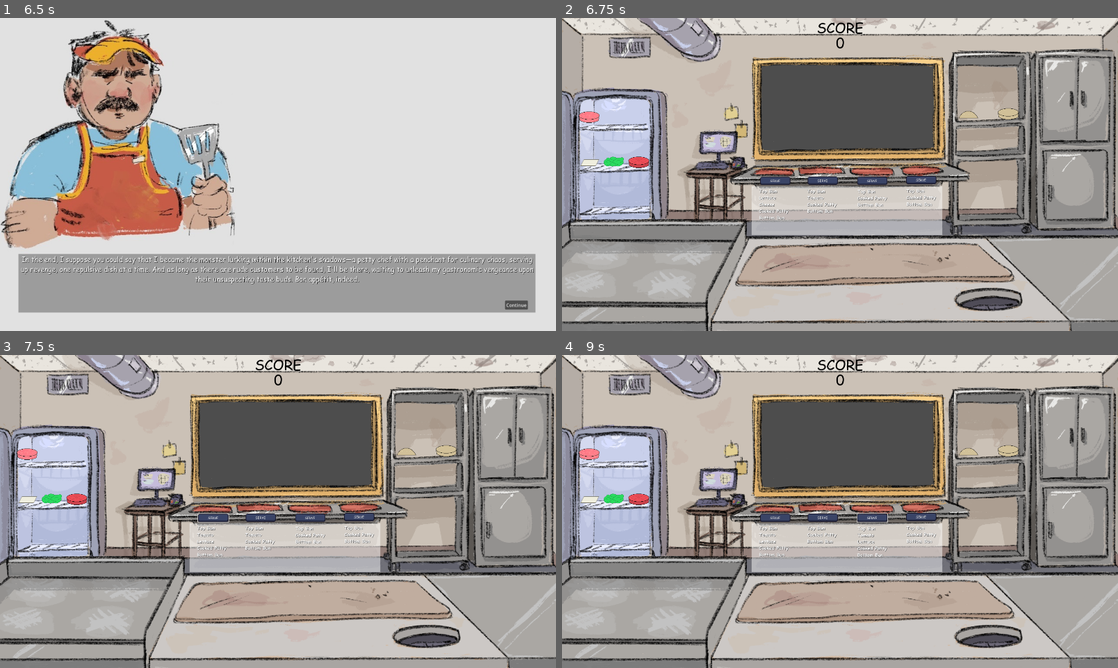
Above: before the commit, frames 1-4 (two rows, left to right).
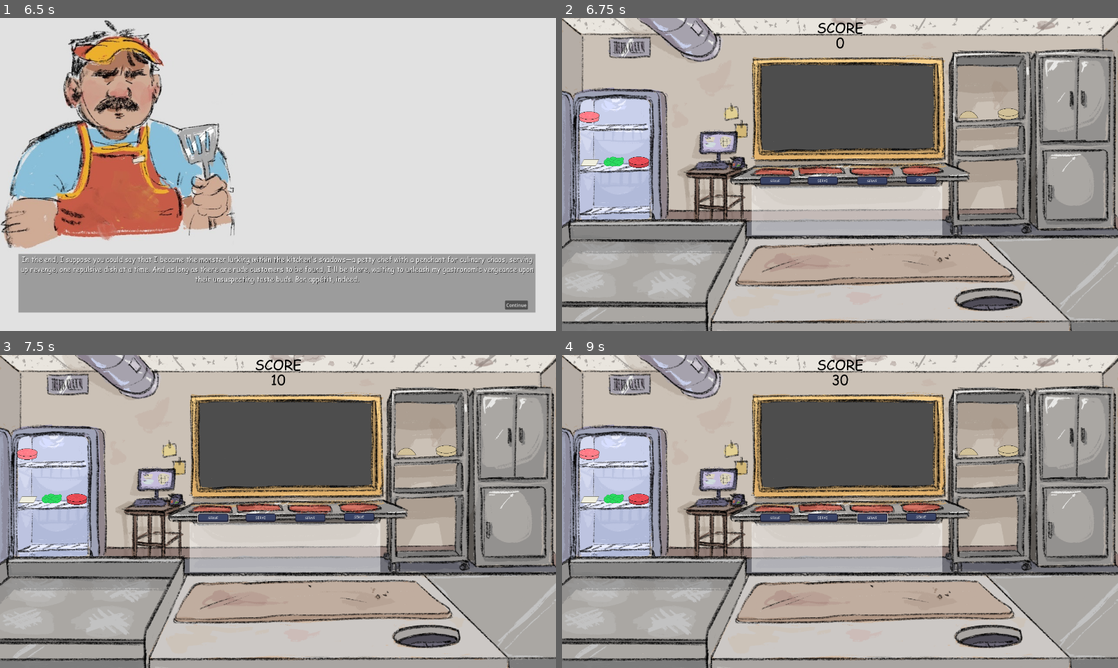
Above: after the commit, the same moments.

Repository: JaymesTMorris/The-Customer-Is-Always-Right
Game: Godot game, scene res://Scenes/main_menu.tscn
Same seed, same stepped clock (60 frames per second), same inputs: the game is played once before the commit and once after it. Sound files missing from this copy of the repository are replaced by a short silence.
Inputs (mouse positions are in pixels of both pictures, inside the frame that each line leads up to):
- Up to frame 1 (6.5 s): click "Play" at 0.5 s; click (144, 174) at 1.25 s; click "Next" at 2 s; click "Next" at 2.75 s; click "Next" at 3.5 s; tap Enter at 4.25, 5.75 s; move the mouse to (400, 158) at 4.27 s; press the mouse at (400, 158) at 4.28 s; tap Space at 5 s; move the mouse to (166, 190) at 5.02 s; release the mouse at (166, 190) at 5.03 s; click (166, 190) at 5.1 s; move the mouse to (333, 105) at 5.77 s; press the mouse at (333, 105) at 5.78 s
- Up to frame 2 (6.75 s): release the mouse at (895, 105) at 6.5 s; click "Continue" at 6.5 s
- Up to frame 3 (7.5 s): click "SERVE" at 7.25 s
- Up to frame 4 (9 s): click "SERVE" at 8 s; click "SERVE" at 8.75 s

Frame 1 is identical in both runs. In frame 2, 0.4% of the frame differs, in the area x 35-68%, y 54-65%; in frame 3, 0.4%; in frame 4, 0.5%, in the area x 35-68%, y 6-65%.

Commit message:
Update burger_order_generator.gd
- Orders generate randomly between 5 to 20 seconds

Diff:
--- a/Scenes/game.tscn
+++ b/Scenes/game.tscn
@@ -175,6 +175,8 @@
 [node name="OrderGenerator" type="Node" parent="."]
 script = ExtResource("11_iswsb")
 
+[node name="Timer" type="Timer" parent="OrderGenerator"]
+
 [node name="ScoreLabel" type="RichTextLabel" parent="."]
 offset_top = 51.0
 offset_right = 1921.0
--- a/Scripts/burger_order_generator.gd
+++ b/Scripts/burger_order_generator.gd
@@ -14,6 +14,8 @@
 	["Moldy Bread", "moldy_bread.tscn"],
 	["Poison Ivy", "poison_ivy.tscn"]
 ]
+
+var timer: Timer
 
 func generate_burger_order(is_good_customer: bool = true):
 	var burger_order = ["Top Bun"] # Burger orders will always have a Top Bun
@@ -66,39 +68,53 @@
 		get_parent().get_node(label_name).text += "\n"
 
 func _on_serve_button_down(button_pressed: int):
-	var burger_order
-	var plate
-
-	burger_order = generate_burger_order()
-	if button_pressed == 0:
-		print_order(burger_order, "OrderLabel0")
-		plate = get_parent().get_node("Plate0")
-	elif button_pressed == 1:
-		print_order(burger_order, "OrderLabel1")
-		plate = get_parent().get_node("Plate1")
-	elif button_pressed == 2:
-		print_order(burger_order, "OrderLabel2")
-		plate = get_parent().get_node("Plate2")
-	elif button_pressed == 3:
-		print_order(burger_order, "OrderLabel3")
-		plate = get_parent().get_node("Plate3")
+	var path_to_plate = NodePath("Plate"+str(button_pressed))
+	var plate = get_parent().get_node(path_to_plate)
+	var path_to_label = NodePath("OrderLabel"+str(button_pressed))
+	var order_label = get_parent().get_node(path_to_label)
 	print("Burger Order: ", plate.burger_order)
 	print("Submitted Items: ", get_plate_as_array(plate))
 	grade_order(get_plate_as_array(plate), plate.burger_order)
-	clear_plate(plate)
-	plate.burger_order = burger_order
+	clear_plate(path_to_plate)
+	plate.burger_order = []
+	order_label.text = ""
 
 func _ready():
-	var i = 0
+	_start_initial_timer()
+
+func _start_initial_timer():
+	timer = $Timer
+	timer.connect("timeout", _on_timer_timeout)
+	timer.start(_random_num_in_range(5, 20))
+
+func _random_num_in_range (min, max):
+	var rng = RandomNumberGenerator.new()
+	var random_number = rng.randi_range(min, max)
+	return random_number
+
+func _on_timer_timeout():
+	_fill_random_order_label()
+
+func _fill_random_order_label():
+	var available_order_labels = [0,1,2,3]
+	var path_to_plate
+	var plate
+	var path_to_label
+	var order_label
 	var burger_order
-	var plate
-	while i <= 3:
-		plate = get_parent().get_node(NodePath("Plate"+str(i)))
-		burger_order = generate_burger_order()
-		plate.burger_order = burger_order
-		print_order(burger_order, NodePath("OrderLabel"+str(i)))
-
-		i+=1
+	available_order_labels.shuffle()
+	while available_order_labels.size() > 0:
+		path_to_plate = NodePath("Plate"+str(available_order_labels[0]))
+		plate = get_parent().get_node(path_to_plate)
+		path_to_label = NodePath("OrderLabel"+str(available_order_labels[0]))
+		order_label = get_parent().get_node(path_to_label)
+		if order_label.text != "": # Check if plate already has an order
+			available_order_labels.remove_at(0)
+		else:
+			burger_order = generate_burger_order()
+			plate.burger_order = burger_order
+			print_order(burger_order, path_to_label)
+			break
 
 func grade_order(plate_array, burger_order):
 	if plate_array == burger_order:
@@ -127,7 +143,8 @@
 	plate_array.reverse()
 	return plate_array
 
-func clear_plate(plate):
+func clear_plate(path_to_plate):
+	var plate = get_parent().get_node(path_to_plate)
 	for i in plate.items_in_slot.size():
 		var ingredient_on_plate = get_parent().get_node(NodePath(plate.items_in_slot[i].name))
 		if ingredient_on_plate != null:
--- a/Scripts/item_slot.gd
+++ b/Scripts/item_slot.gd
@@ -1,6 +1,6 @@
 class_name ItemSlot extends StaticBody2D
 
-@export var items_in_slot = []
+var items_in_slot = []
 var burger_order:Array = []
 
 func _ready():
